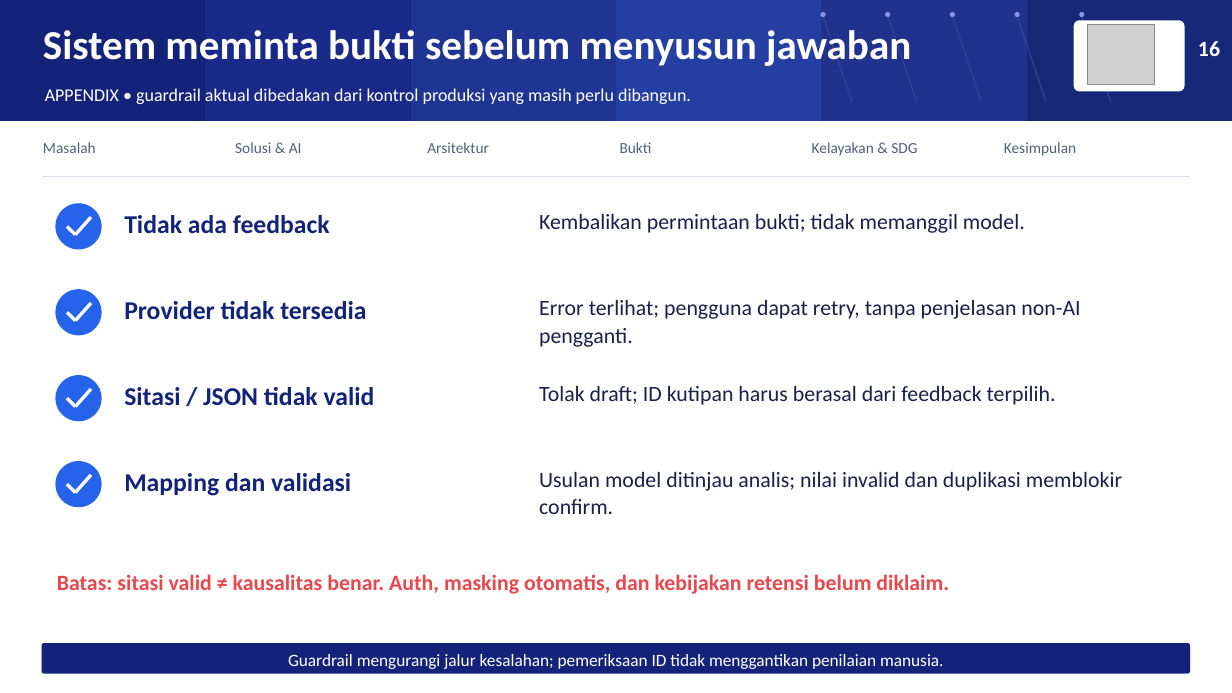
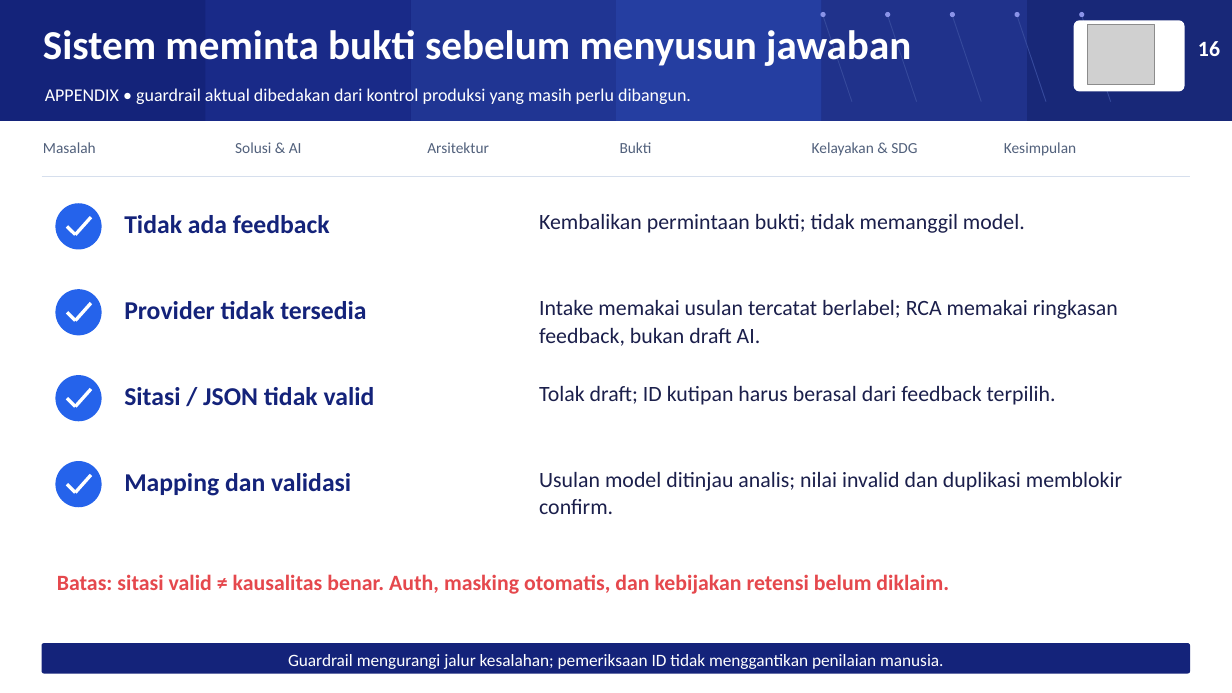
Before and after one commit to Llovind/OmniKP, a slide deck: slide 16 of output/deck/itase-evidence/omniKPI_ITASE_Evidence_Story.pptx. Drawn at 1232x693 pixels with LibreOffice and Linux fonts; fonts in the diff are those of the drawing; grey boxes stand for pictures. Boxes give left, top, right and bottom in pixels: in the first picture for what was removed or moved away, otherwise in the second. Text is boxed around its words. In the diff, an @@ line names an element or a change of style, - is before the commit and + after.

```diff
--- a/output/deck/itase-evidence/omniKPI_ITASE_Evidence_Story.pptx
+++ b/output/deck/itase-evidence/omniKPI_ITASE_Evidence_Story.pptx
@@ text at [539, 300, 1118, 346]: text changed @@
-Error terlihat; pengguna dapat retry, tanpa penjelasan non-AI pengganti.
+Intake memakai usulan tercatat berlabel; RCA memakai ringkasan feedback, bukan draft AI.
```
Also in this commit, not shown: 5 other slides changed, 41 other files.
